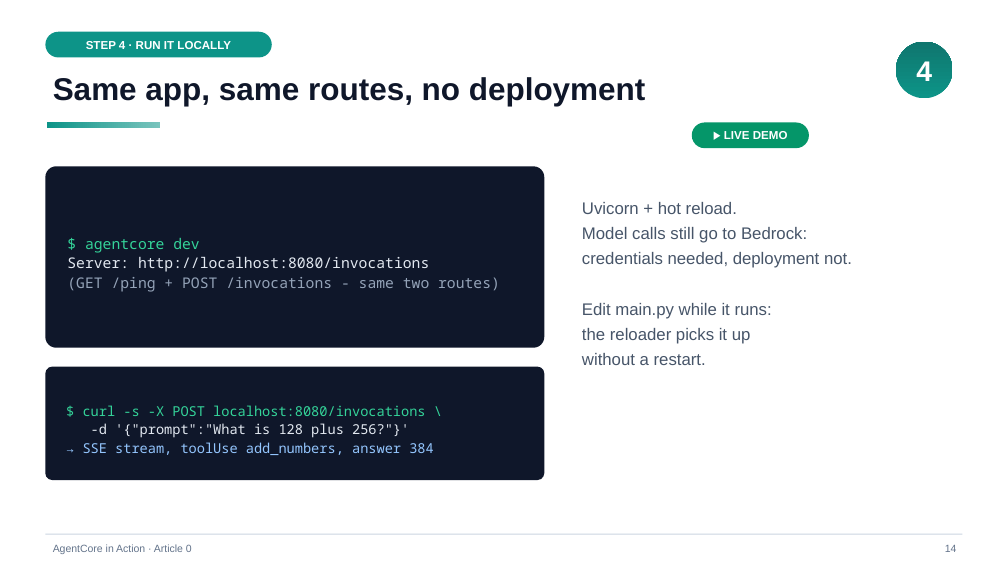
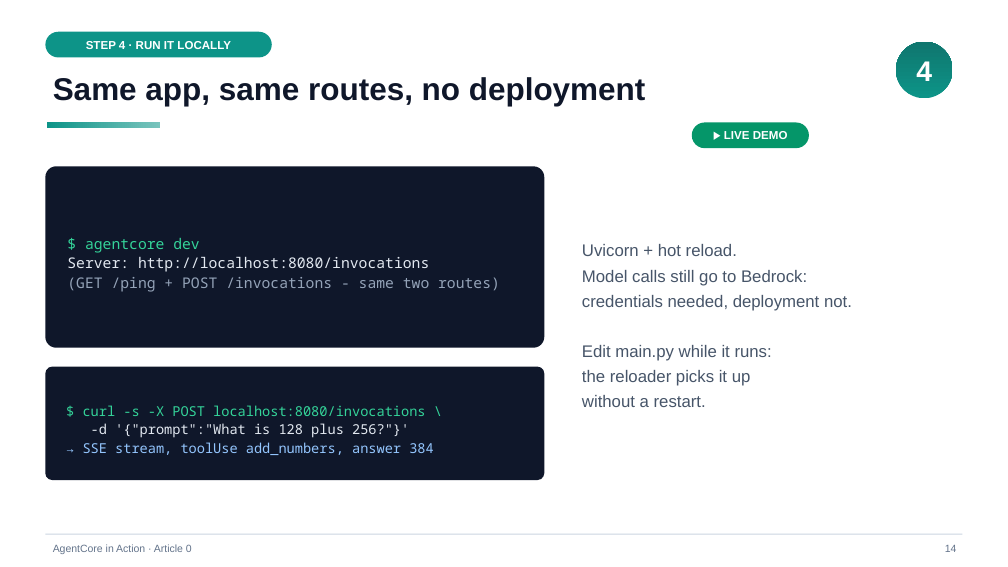
Before and after one commit to pinxiong/bedrock-agentcore-in-action, a slide deck: slide 14 of articles/decks/aws-agentcore-under-the-hood.pptx. Drawn at 1008x567 pixels with LibreOffice and Linux fonts; fonts in the diff are those of the drawing. Boxes give left, top, right and bottom in pixels: in the first picture for what was removed or moved away, otherwise in the second. Text is boxed around its words. In the diff, an @@ line names an element or a change of style, - is before the commit and + after.

```diff
--- a/articles/decks/aws-agentcore-under-the-hood.pptx
+++ b/articles/decks/aws-agentcore-under-the-hood.pptx
@@ text "Uvicorn + hot reload." moved from (x1=582, y1=202, x2=852, y2=365) to (x1=582, y1=244, x2=852, y2=407) @@
@@ text "Uvicorn + hot reload." at (x1=582, y1=244, x2=852, y2=407): vertical alignment top to middle @@
```
Also in this commit, not shown: 17 other slides changed, 1 other file.
